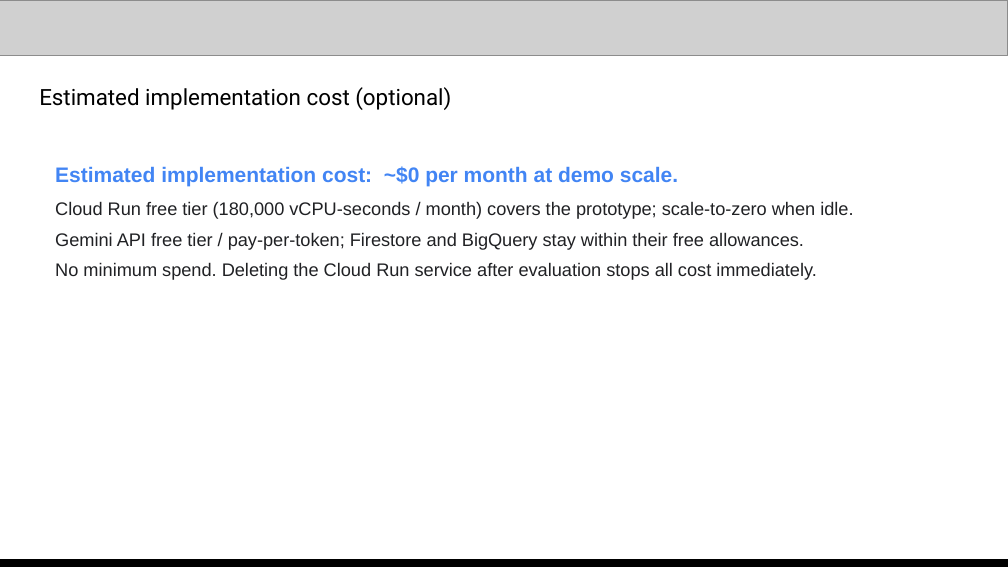
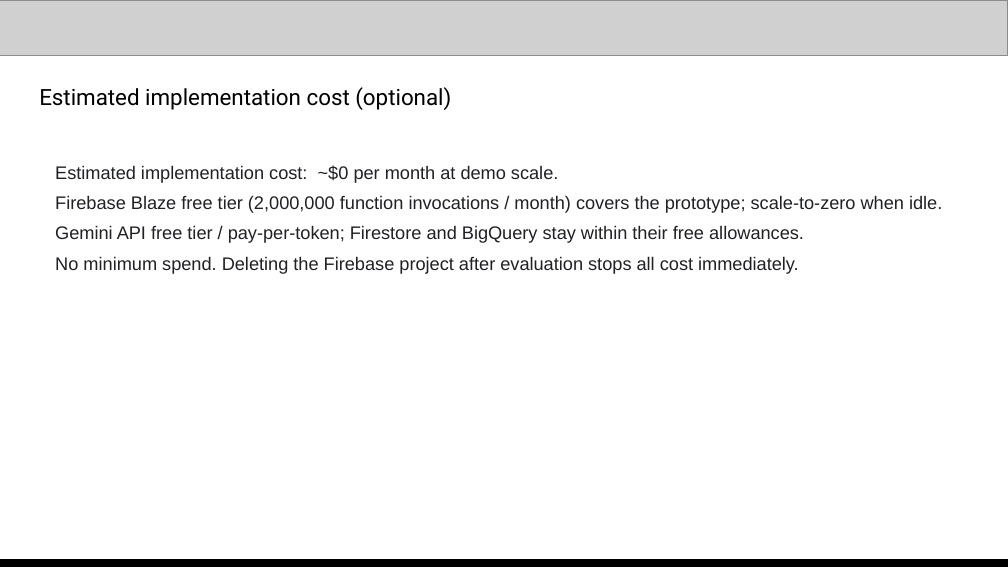
Before and after one commit to Aqr325/embeddesk, a slide deck: slide 10 of EmbedDesk-AI-Builder-Cup.pptx. Drawn at 1008x567 pixels with LibreOffice and Linux fonts; fonts in the diff are those of the drawing; grey boxes stand for pictures. Boxes give left, top, right and bottom in pixels: in the first picture for what was removed or moved away, otherwise in the second. Text is boxed around its words. In the diff, an @@ line names an element or a change of style, - is before the commit and + after.

Commit message:
fix(submission): correct team leader to Ryan Wan, align deployment claims with Firebase route (dual-mode serverless), fix video duration 3:29, product link placeholder

```diff
--- a/EmbedDesk-AI-Builder-Cup.pptx
+++ b/EmbedDesk-AI-Builder-Cup.pptx
@@ text at box(55, 165, 558, 183): size 15 to 13 pt, text colour #4285F4 to #202124, bold off in "Estimated implementation cost: ~$0 per month at ..."; more space between paragraphs @@
@@ text at box(55, 195, 942, 213): text changed @@
-Cloud Run free tier (180,000 vCPU-seconds / month) covers the prototype; scale-to-zero when idle.
+Firebase Blaze free tier (2,000,000 function invocations / month) covers the prototype; scale-to-zero when idle.
@@ text at box(55, 256, 799, 274): text changed @@
-No minimum spend. Deleting the Cloud Run service after evaluation stops all cost immediately.
+No minimum spend. Deleting the Firebase project after evaluation stops all cost immediately.
```
Also in this commit, not shown: 4 other slides changed, 1 other file.
